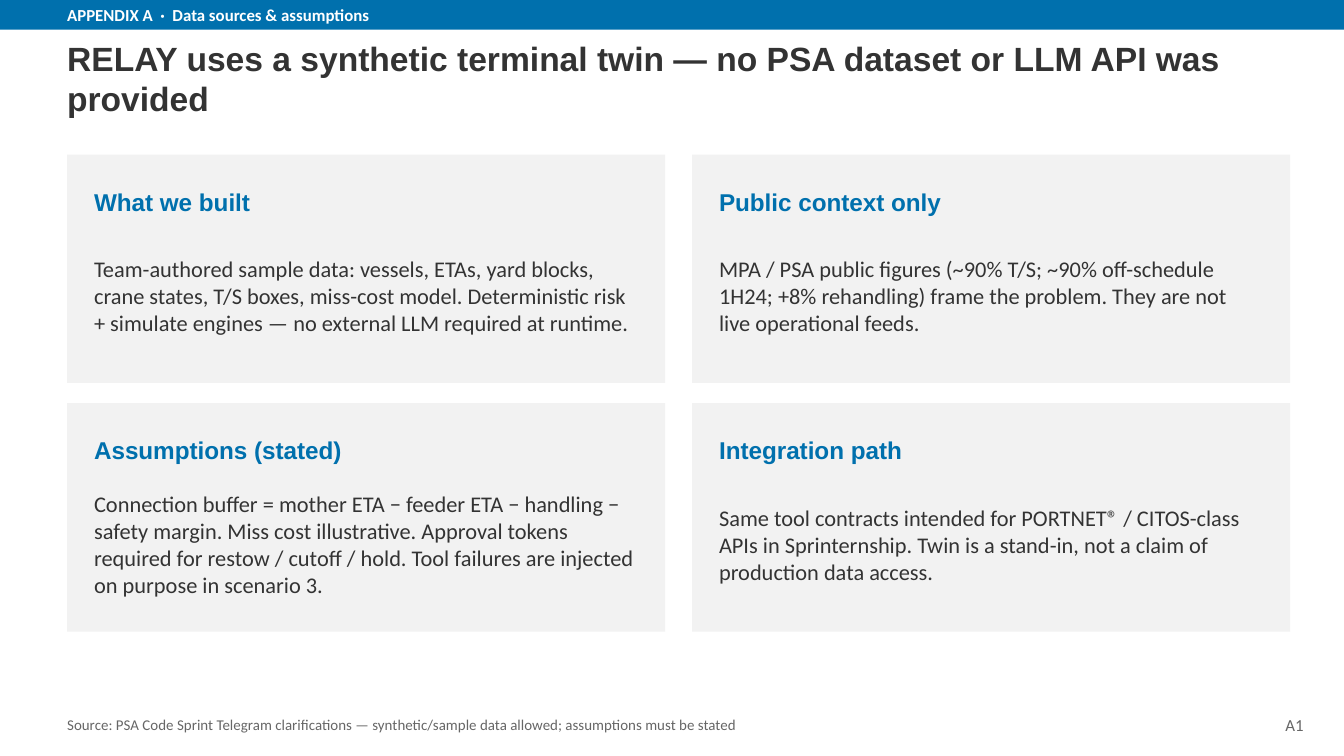
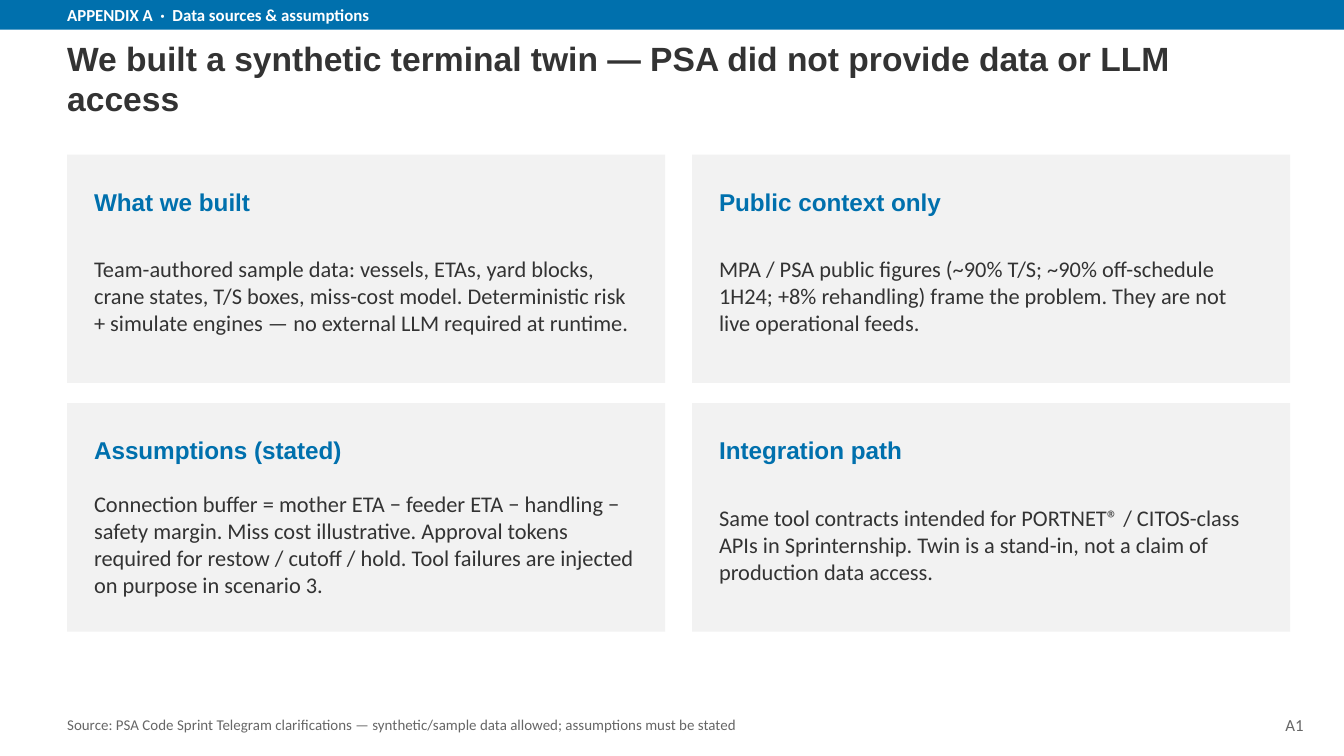
Before and after one commit to piyaphat38030/psa-relay, a slide deck: slide 11 of deliverables/RELAY_Presentation.pptx. Drawn at 1344x756 pixels with LibreOffice and Linux fonts; fonts in the diff are those of the drawing. Boxes give left, top, right and bottom in pixels: in the first picture for what was removed or moved away, otherwise in the second. Text is boxed around its words. In the diff, an @@ line names an element or a change of style, - is before the commit and + after.

```diff
--- a/deliverables/RELAY_Presentation.pptx
+++ b/deliverables/RELAY_Presentation.pptx
@@ text at (67, 46, 1169, 112): text changed @@
-RELAY uses a synthetic terminal twin — no PSA dataset or LLM API was provided
+We built a synthetic terminal twin — PSA did not provide data or LLM access
```
Also in this commit, not shown: 13 other slides changed, 2 other files.
